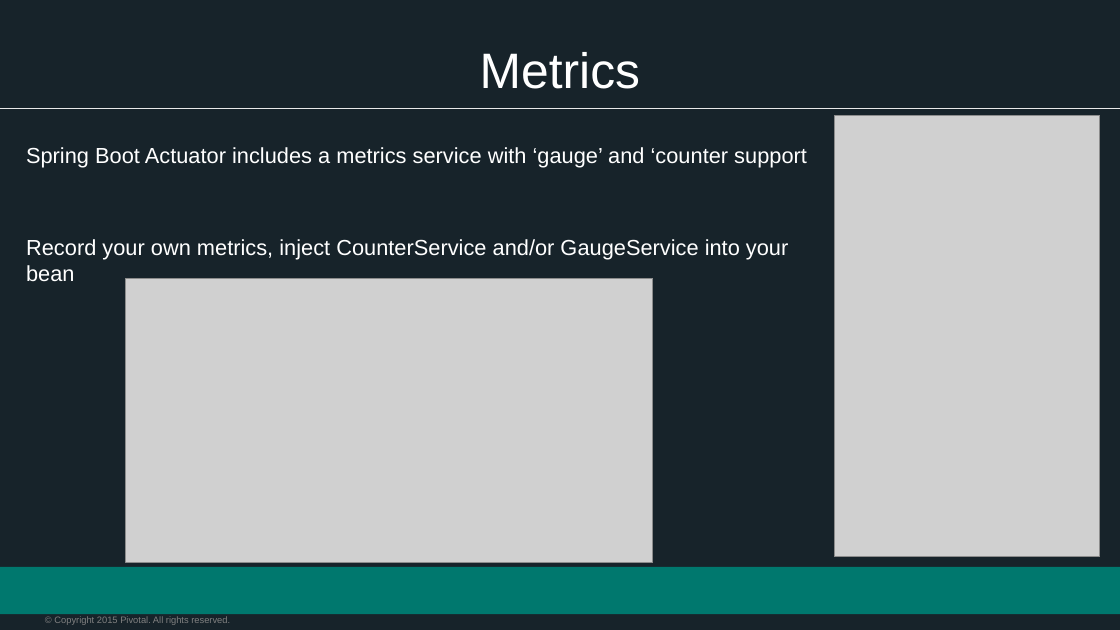
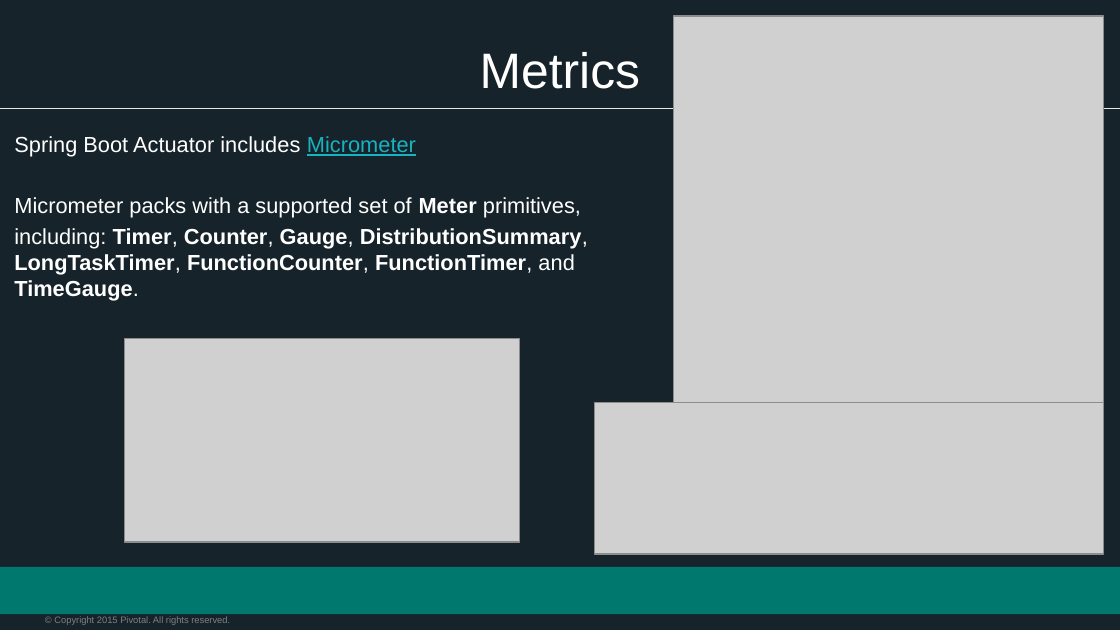
Before and after one commit to vmware-archive/devops-workshop, a slide deck: slide 7 of presentations/102 - Intro to Spring Boot/Session_4_Advanced_Boot.pptx. Drawn at 1120x630 pixels with LibreOffice and Linux fonts; fonts in the diff are those of the drawing; grey boxes stand for pictures; background and template pictures are left out. Boxes give left, top, right and bottom in pixels: in the first picture for what was removed or moved away, otherwise in the second. Text is boxed around its words. In the diff, an @@ line names an element or a change of style, - is before the commit and + after.

```diff
--- a/presentations/102 - Intro to Spring Boot/Session_4_Advanced_Boot.pptx
+++ b/presentations/102 - Intro to Spring Boot/Session_4_Advanced_Boot.pptx
@@ picture added at [673,16,1103,552] @@
@@ picture removed at [834,115,1100,557] @@
@@ text at [14,136,588,301]: text changed @@
-Spring Boot Actuator includes a metrics service with ‘gauge’ and ‘counter support
+Spring Boot Actuator includes Micrometer
+Micrometer packs with a supported set of Meter primitives,
+including: Timer, Counter, Gauge, DistributionSummary, LongTaskTimer, FunctionCounter, FunctionTimer, and TimeGauge.
@@ text removed at [26,239,788,282] @@
-Record your own metrics, inject CounterService and/or GaugeService into your bean
@@ picture: place and size @@
-picture at [125,278,653,562]
+picture at [124,338,520,542]
@@ picture added at [595,402,1104,554] @@
```
Also in this commit, not shown: 2 other slides changed, 1 slide added, 1 slide removed, 7 other files.
